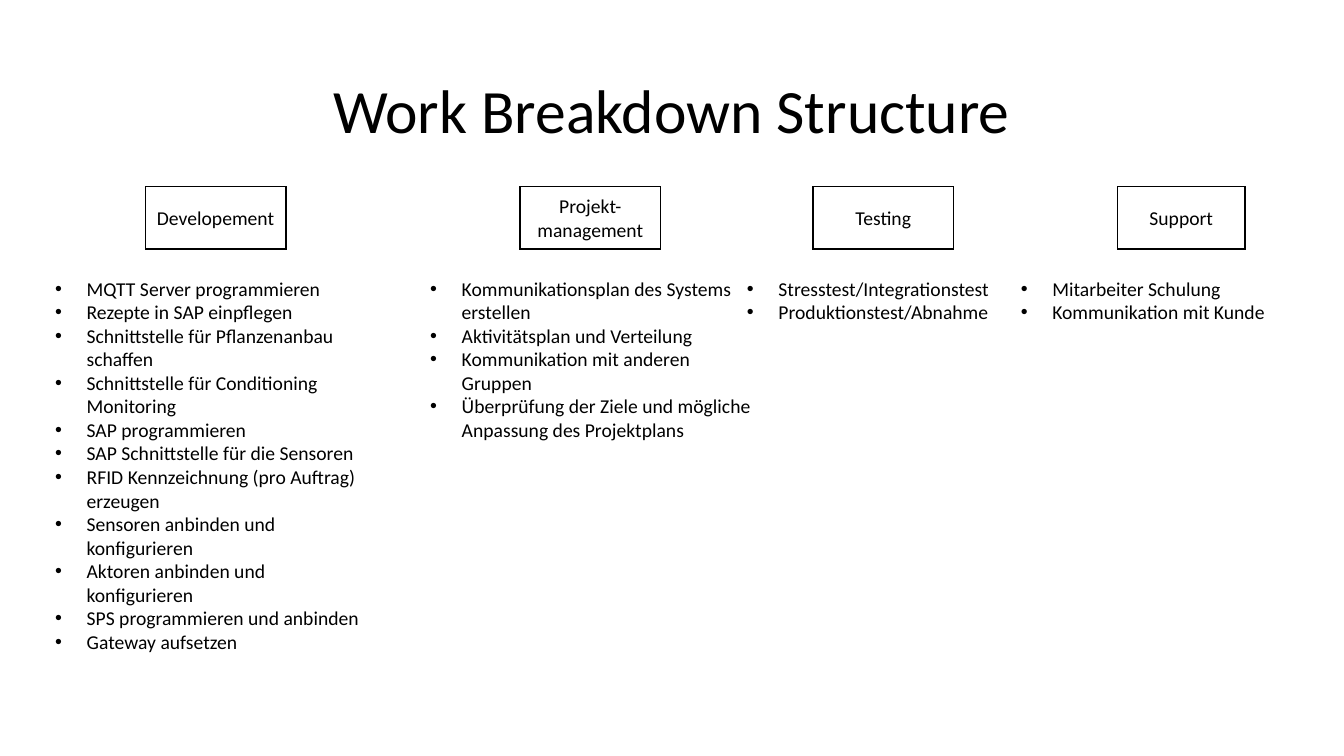
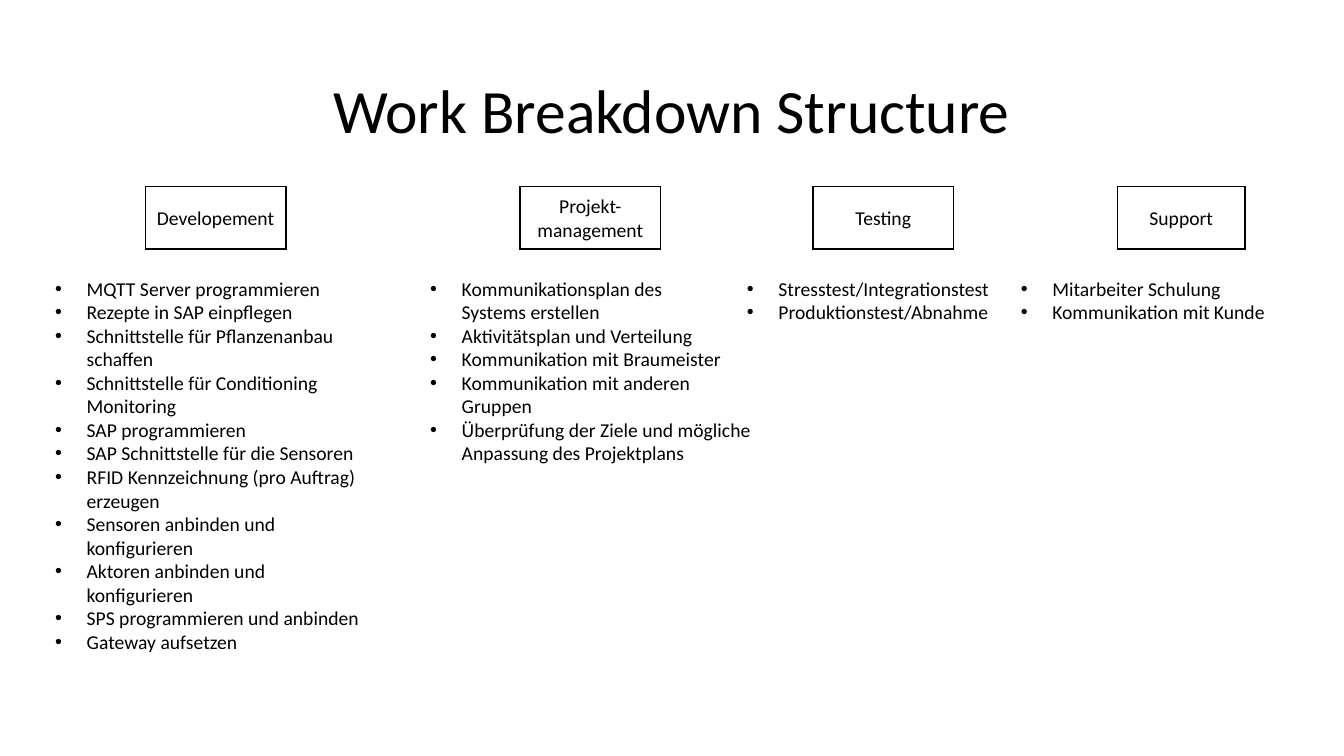
Before and after one commit to albae3333/DigitaleFabrik, a slide deck: slide 8 of Präsentation/Präsentation_Entwurf.pptx (slide 3 before the commit). Drawn at 1344x756 pixels with LibreOffice and Linux fonts; fonts in the diff are those of the drawing. Boxes give left, top, right and bottom in pixels: in the first picture for what was removed or moved away, otherwise in the second. Text is boxed around its words. In the diff, an @@ line names an element or a change of style, - is before the commit and + after.

```diff
--- a/Präsentation/Präsentation_Entwurf.pptx
+++ b/Präsentation/Präsentation_Entwurf.pptx
@@ text at box(462, 352, 720, 366): paragraph added @@
+• Kommunikation mit Braumeister
```
Also in this commit, not shown: 9 slides added, 2 slides removed, 3 other files.
